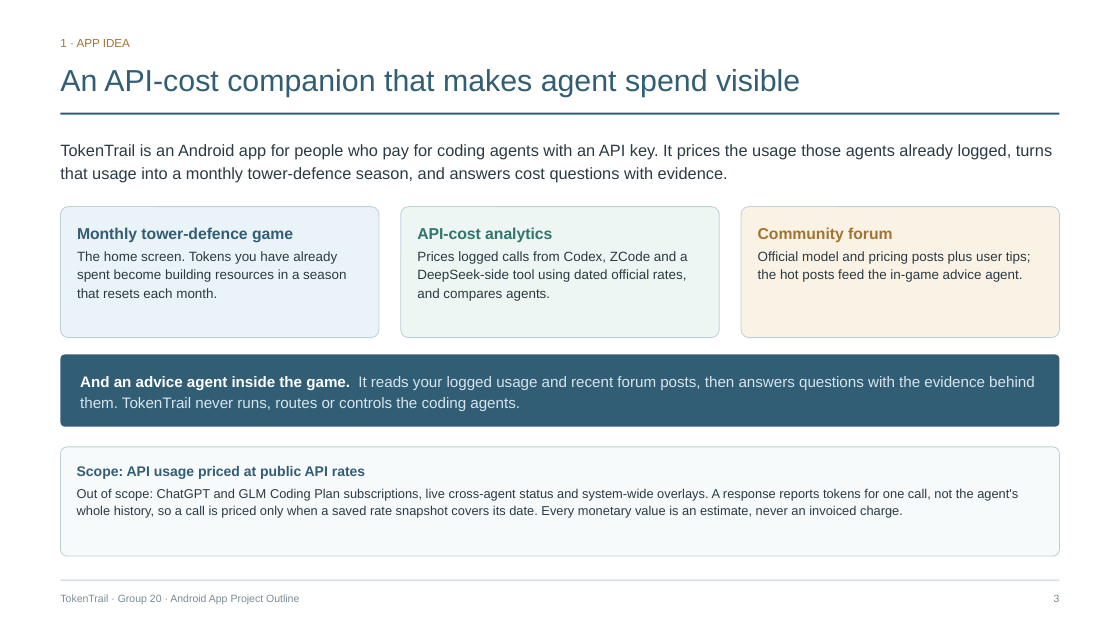
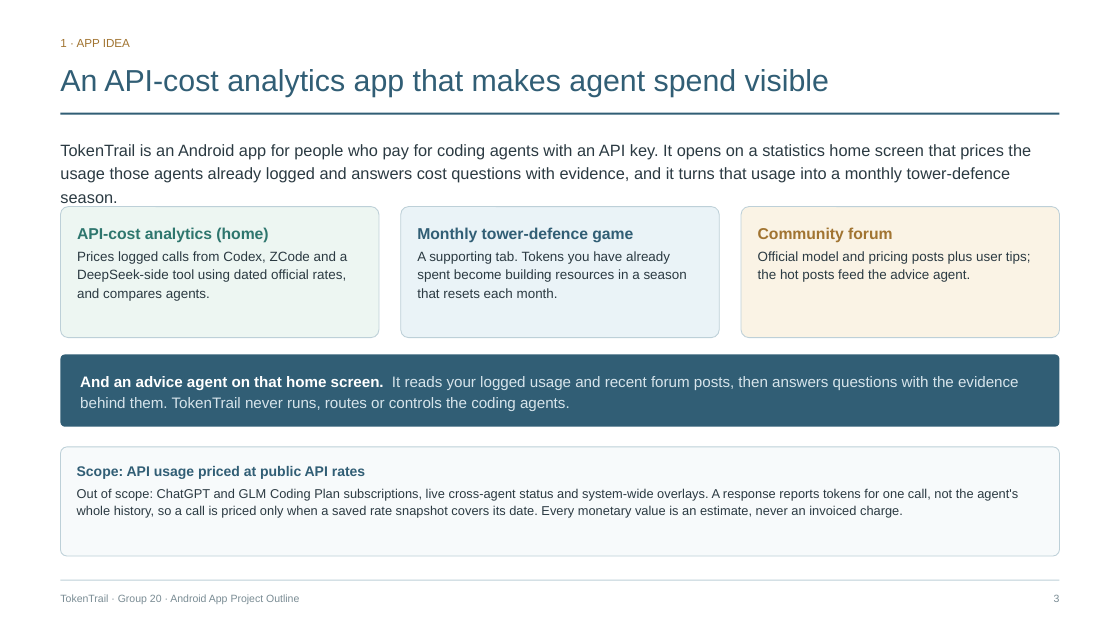
Before and after one commit to LiuZongrun7/Mobile_Group_20, a slide deck: slide 3 of docs/TokenTrail_Project_Outline_Slides.pptx. Drawn at 1120x630 pixels with LibreOffice and Linux fonts; fonts in the diff are those of the drawing. Boxes give left, top, right and bottom in pixels: in the first picture for what was removed or moved away, otherwise in the second. Text is boxed around its words. In the diff, an @@ line names an element or a change of style, - is before the commit and + after.

```diff
--- a/docs/TokenTrail_Project_Outline_Slides.pptx
+++ b/docs/TokenTrail_Project_Outline_Slides.pptx
@@ text at <box>60,69,829,97</box>: text changed @@
-An API-cost companion that makes agent spend visible
+An API-cost analytics app that makes agent spend visible
@@ text at <box>60,144,1031,207</box>: text changed @@
-TokenTrail is an Android app for people who pay for coding agents with an API key. It prices the usage those agents already logged, turns that usage into a monthly tower-defence season, and answers cost questions with evidence.
+TokenTrail is an Android app for people who pay for coding agents with an API key. It opens on a statistics home screen that prices the usage those agents already logged and answers cost questions with evidence, and it turns that usage into a monthly tower-defence season.
@@ rounded rectangle "API-cost analytics (home)" at <box>60,207,379,338</box>: fill #EAF3F7 to #EDF6F2 @@
@@ rounded rectangle "Monthly tower-defence game" at <box>401,207,719,338</box>: fill #EDF6F2 to #EAF3F7 @@
@@ text in rounded rectangle at <box>77,227,347,301</box>: text changed @@
-Monthly tower-defence game
-The home screen. Tokens you have already spent become building resources in a season that resets each month.
+API-cost analytics (home)
+Prices logged calls from Codex, ZCode and a DeepSeek-side tool using dated official rates, and compares agents.
@@ text in rounded rectangle at <box>417,227,687,298</box>: text changed @@
-API-cost analytics
-Prices logged calls from Codex, ZCode and a DeepSeek-side tool using dated official rates, and compares agents.
+Monthly tower-defence game
+A supporting tab. Tokens you have already spent become building resources in a season that resets each month.
@@ text in rounded rectangle at <box>758,251,1031,282</box>: text changed @@
-Official model and pricing posts plus user tips; the hot posts feed the in-game advice agent.
+Official model and pricing posts plus user tips; the hot posts feed the advice agent.
@@ text in rounded rectangle at <box>80,376,1019,411</box>: text changed @@
-And an advice agent inside the game. It reads your logged usage and recent forum posts, then answers questions with the evidence behind them. TokenTrail never runs, routes or controls the coding agents.
+And an advice agent on that home screen. It reads your logged usage and recent forum posts, then answers questions with the evidence behind them. TokenTrail never runs, routes or controls the coding agents.
```
Also in this commit, not shown: 11 other slides changed, 17 other files.
